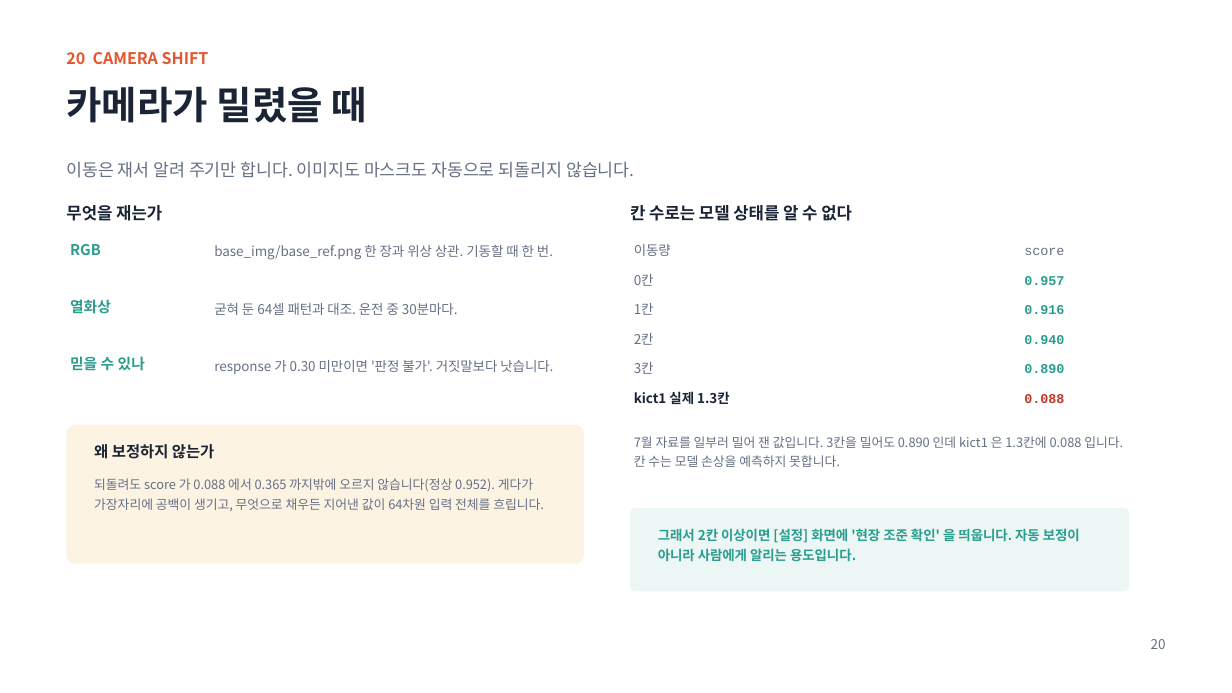
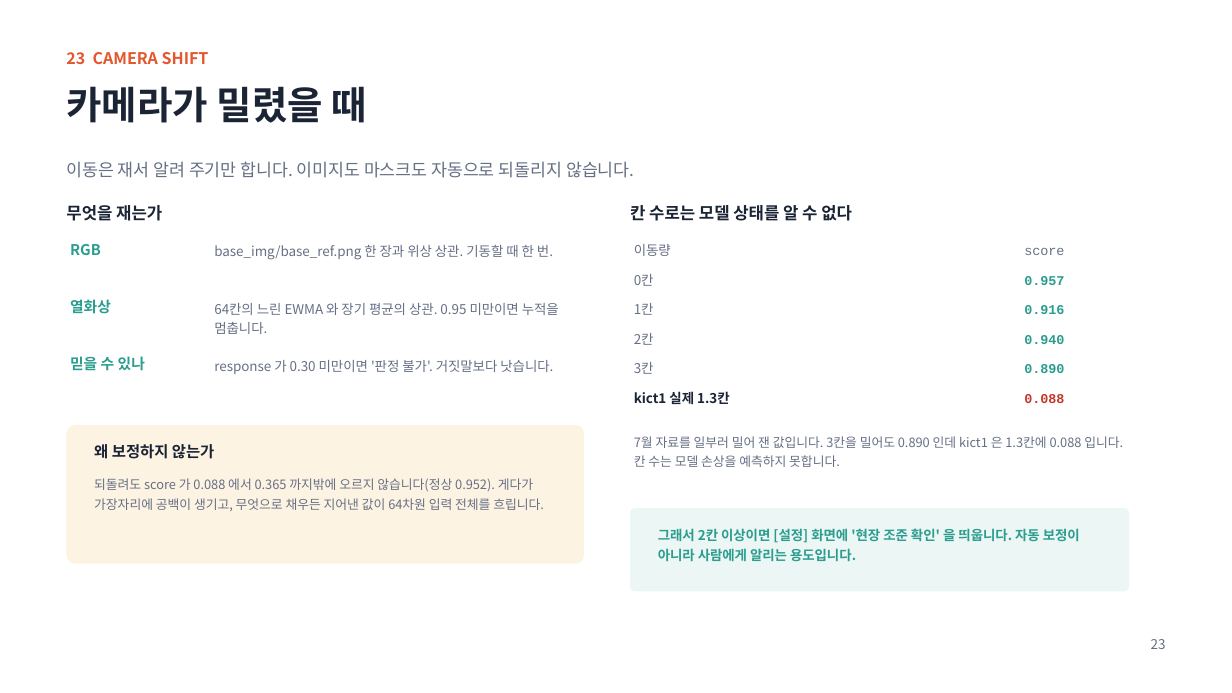
Before and after one commit to oskwon65/MultiModal_FireCam, a slide deck: slide 24 of 멀티모달_화재감지_모니터링_설치매뉴얼.pptx (slide 21 before the commit). Drawn at 1232x693 pixels with LibreOffice and Linux fonts; fonts in the diff are those of the drawing. Boxes give left, top, right and bottom in pixels: in the first picture for what was removed or moved away, otherwise in the second. Text is boxed around its words. In the diff, an @@ line names an element or a change of style, - is before the commit and + after.

```diff
--- a/멀티모달_화재감지_모니터링_설치매뉴얼.pptx
+++ b/멀티모달_화재감지_모니터링_설치매뉴얼.pptx
@@ text at bbox=[66, 52, 209, 64]: text changed @@
-20 CAMERA SHIFT
+23 CAMERA SHIFT
@@ text at bbox=[214, 303, 559, 334]: text changed @@
-굳혀 둔 64셀 패턴과 대조. 운전 중 30분마다.
+64칸의 느린 EWMA 와 장기 평균의 상관. 0.95 미만이면 누적을 멈춥니다.
@@ text at bbox=[1151, 639, 1166, 649]: text changed @@
-20
+23
```
Also in this commit, not shown: 11 other slides changed, 4 slides added, 46 other files.
